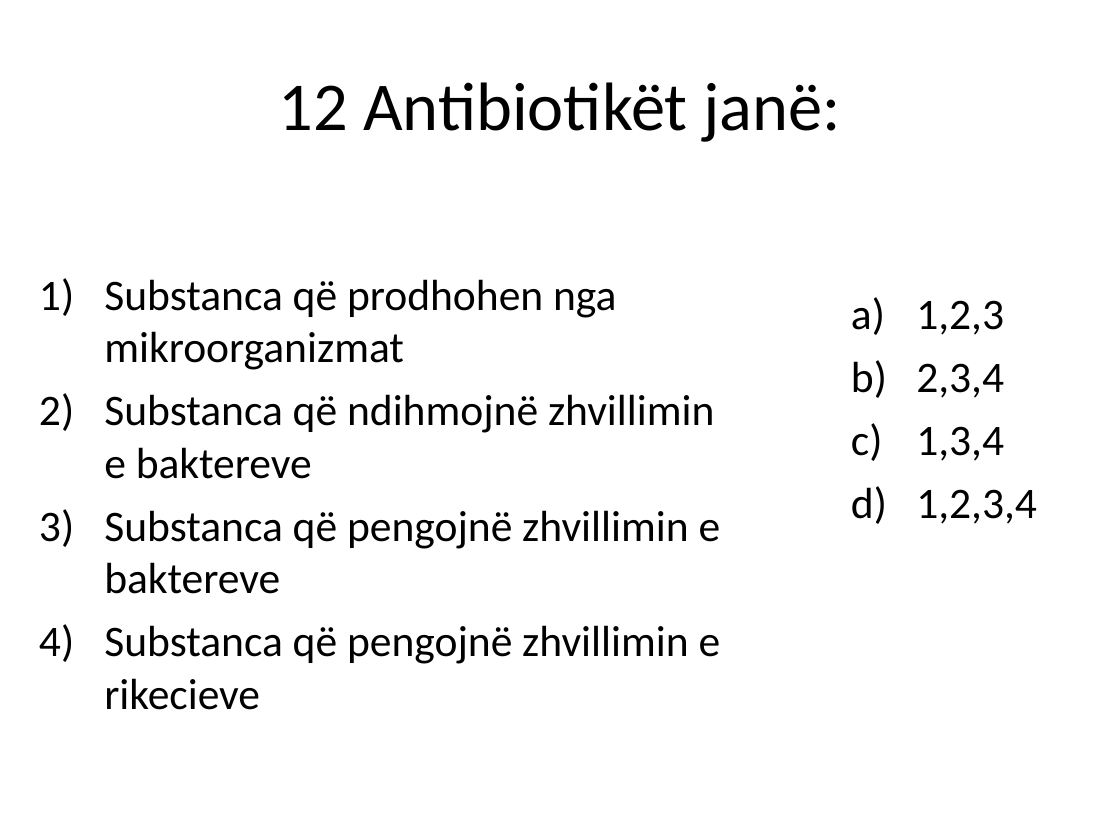
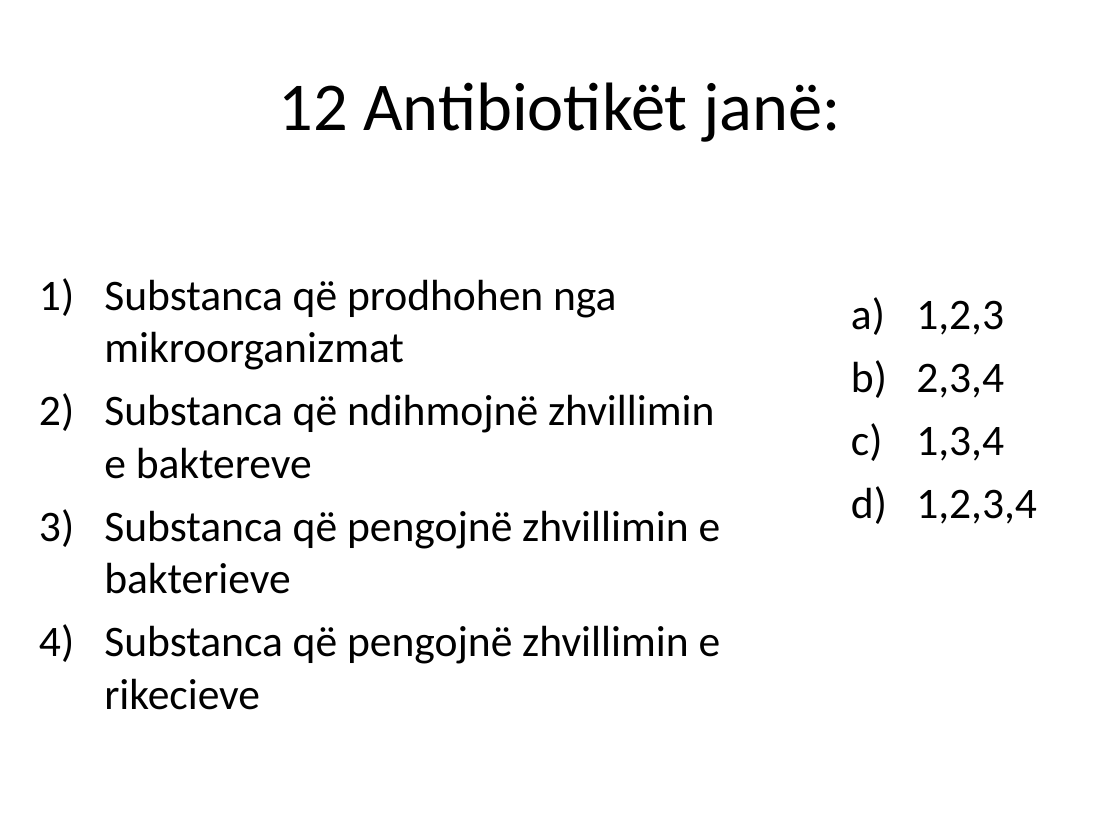
Before and after one commit to biologjia-aplikative/Biologjia-Aplikative, a slide deck: slide 40 of materiale/Klasa 11/2. BAKTERIET.ppt. Drawn at 1120x840 pixels with LibreOffice and Linux fonts; fonts in the diff are those of the drawing. Boxes give left, top, right and bottom in pixels: in the first picture for what was removed or moved away, otherwise in the second. Text is boxed around its words. In the diff, an @@ line names an element or a change of style, - is before the commit and + after.

```diff
--- a/materiale/Klasa 11/2. BAKTERIET.ppt
+++ b/materiale/Klasa 11/2. BAKTERIET.ppt
@@ text at [104,510,721,594]: text changed @@
-3) Substanca që pengojnë zhvillimin e baktereve
+3) Substanca që pengojnë zhvillimin e bakterieve
```
Also in this commit, not shown: 20 other slides changed, 16 other files.
